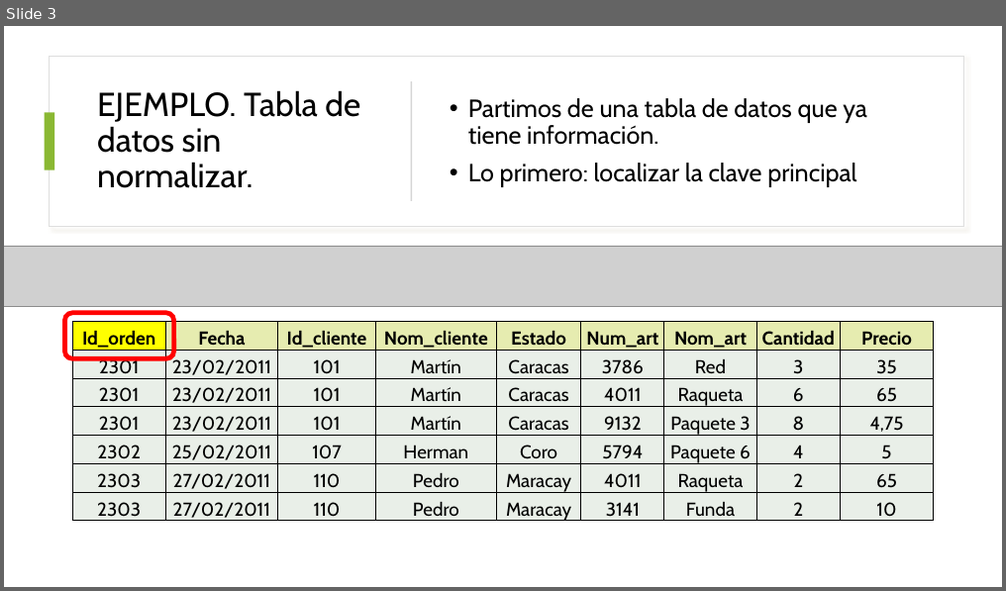
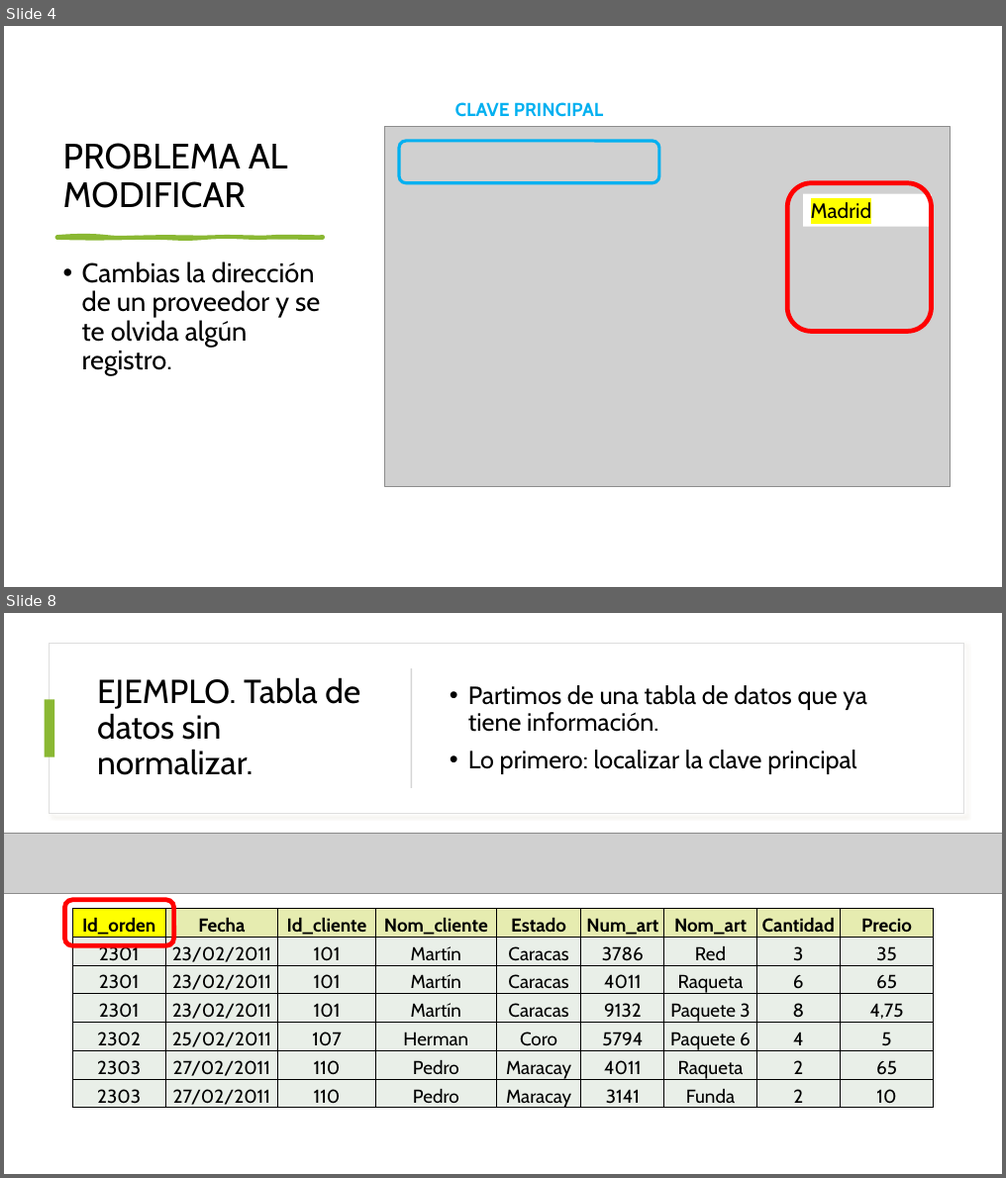
Before and after one commit to NuriaCelis/GBD2627, a slide deck: Tema2/NORMALIZACIÓN.pptx. Shown one above the other, each under a label of ours: slide 3 before the commit, slides 4 and 8 after it; the slides between them are not shown. The pictures are 1006x591 and 1006x1178 pixels, drawn with LibreOffice and Linux fonts; fonts in the diff are those of the drawing; grey boxes stand for pictures. Boxes give left, top, right and bottom in pixels: in the first picture for what was removed or moved away, otherwise in the second. Text is boxed around its words. In the diff, an @@ line names an element or a change of style, - is before the commit and + after.

```diff
--- a/Tema2/NORMALIZACIÓN.pptx
+++ b/Tema2/NORMALIZACIÓN.pptx
@@ slide 4 added at (4,26,1002,587), background #FFFFFF @@
@@ text added at (455,102,603,117), 18 pt, text #00B0F0, bold @@
+CLAVE PRINCIPAL
@@ title added at (63,143,288,208), 34 pt, text #000000 @@
+PROBLEMA AL MODIFICAR
@@ picture added at (385,126,950,486) @@
@@ rounded rectangle added at (399,141,659,183), outline #00B0F0 3 pt @@
@@ rounded rectangle added at (788,183,932,332), outline #FF0000 4.5 pt @@
@@ rectangle added at (804,193,932,227), fill #FFFFFF, 20 pt, text #000000 @@
+Madrid
@@ freeform shape added at (56,236,323,238), fill #8AB833, outline #8AB833 3 pt @@
@@ text added at (82,262,320,376), 26 pt, text #000000 @@
+• Cambias la dirección de un proveedor y se te olvida algún registro.
@@ what was slide 3 is now slide 8 @@
```
Also in this commit, not shown: 1 slide changed, 4 other slides added, 3 other files.
